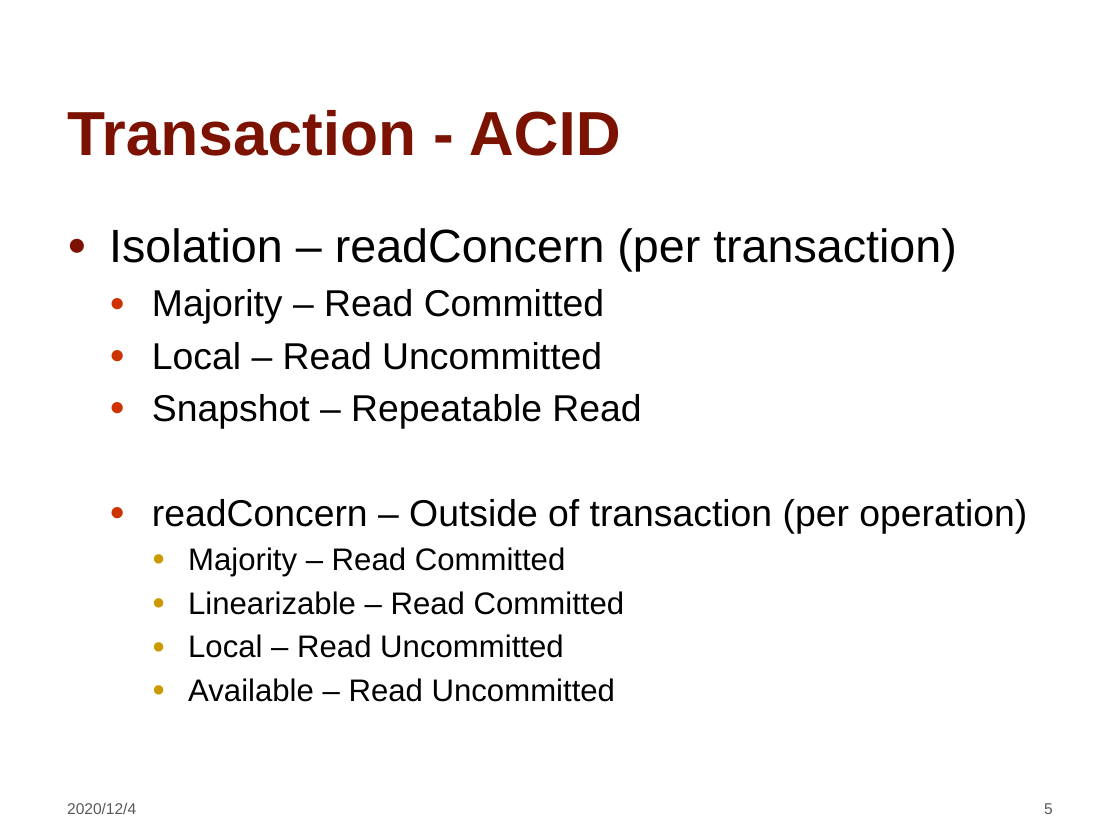
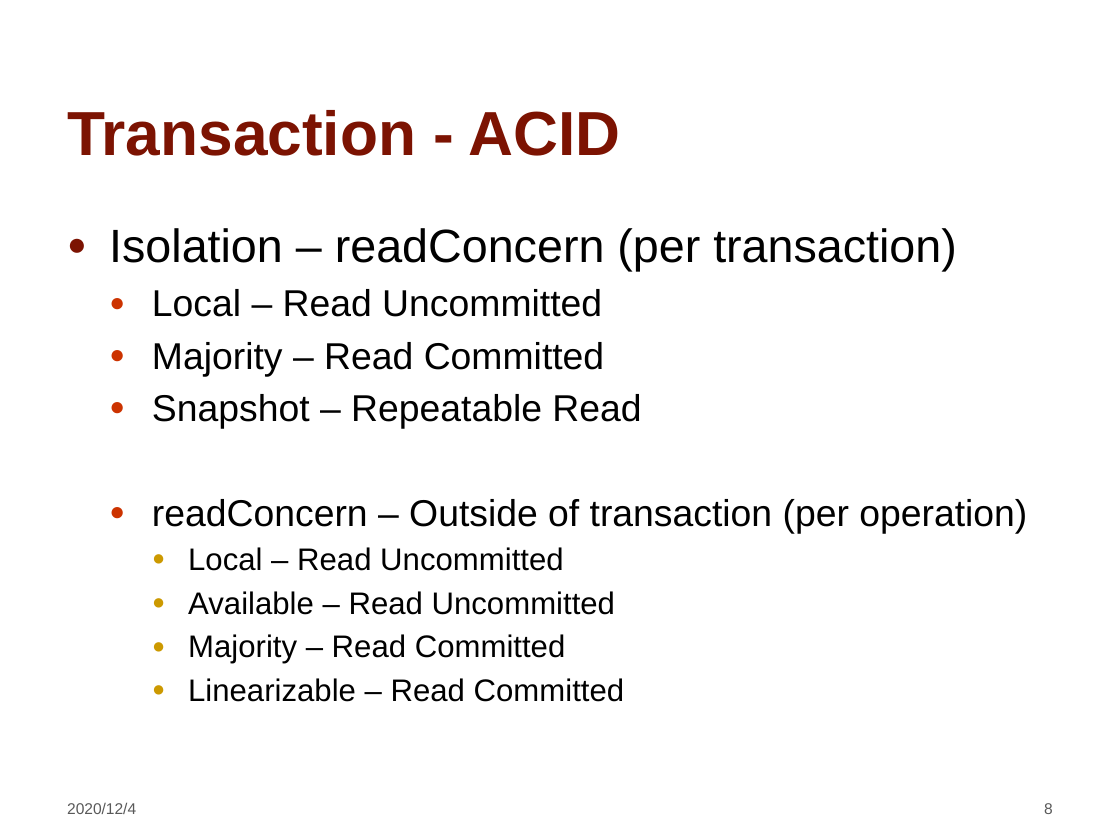
Before and after one commit to hengxin/awesome-dbs, a slide deck: slide 8 of ppt/Introduction-of-Transactions-in-MongoDB.pptx (slide 5 before the commit). Drawn at 1120x840 pixels with LibreOffice and Linux fonts; fonts in the diff are those of the drawing; background and template pictures are left out. Boxes give left, top, right and bottom in pixels: in the first picture for what was removed or moved away, otherwise in the second. Text is boxed around its words. In the diff, an @@ line names an element or a change of style, - is before the commit and + after.

```diff
--- a/ppt/Introduction-of-Transactions-in-MongoDB.pptx
+++ b/ppt/Introduction-of-Transactions-in-MongoDB.pptx
@@ text at <box>152,289,602,317</box>: paragraph added @@
+  ● Local – Read Uncommitted
@@ text at <box>152,342,602,370</box>: paragraph removed @@
-  ● Local – Read Uncommitted
@@ text at <box>188,547,615,615</box>: paragraphs added @@
+    ● Local – Read Uncommitted
+    ● Available – Read Uncommitted
@@ text at <box>188,634,615,702</box>: paragraphs removed @@
-    ● Local – Read Uncommitted
-    ● Available – Read Uncommitted
@@ page number at <box>1044,803,1053,814</box>: text changed @@
-5
+8
```
Also in this commit, not shown: 11 other slides changed, 15 slides added, 13 slides removed.
